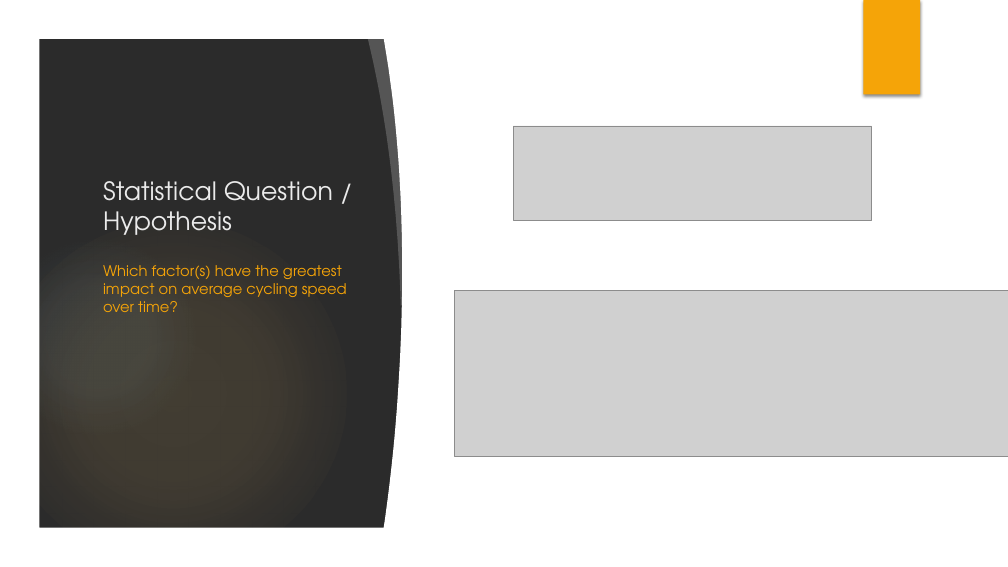
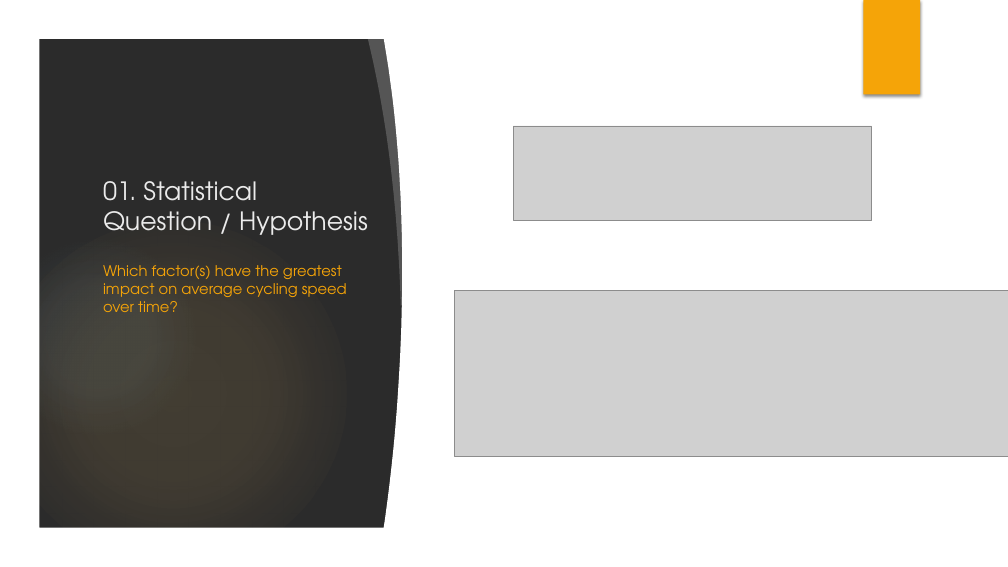
Before and after one commit to neuggs/Working-With-Strava-Data-Python, a slide deck: slide 2 of 01. My Dataset.pptx. Drawn at 1008x567 pixels with LibreOffice and Linux fonts; fonts in the diff are those of the drawing; grey boxes stand for pictures; background and template pictures are left out; a plain dark background stands for a picture behind light text. Boxes give left, top, right and bottom in pixels: in the first picture for what was removed or moved away, otherwise in the second. Text is boxed around its words. In the diff, an @@ line names an element or a change of style, - is before the commit and + after.

```diff
--- a/01. My Dataset.pptx
+++ b/01. My Dataset.pptx
@@ title at [103,181,368,235]: text changed @@
-Statistical Question / Hypothesis
+01. Statistical Question / Hypothesis
```
Also in this commit, not shown: 3 slides added, 2 other files.
